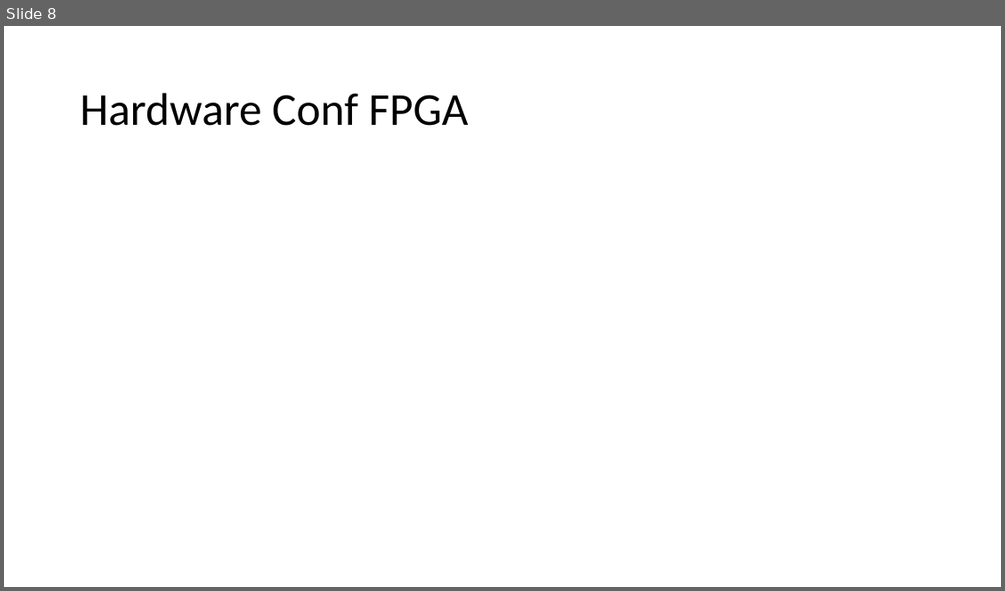
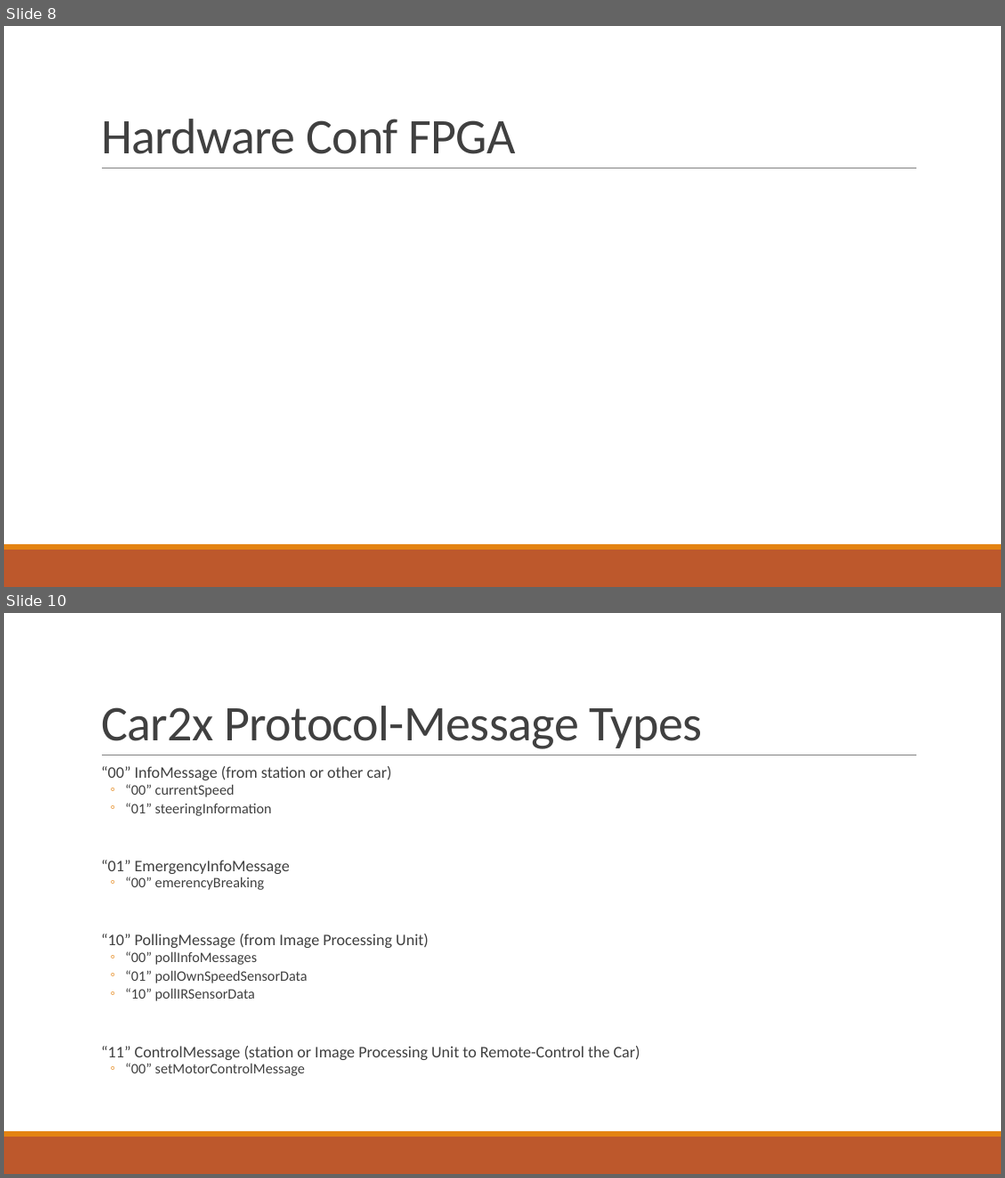
Before and after one commit to fjanssen/Car2X, a slide deck: doc/MidTerm.pptx. Shown one above the other, each under a label of ours: slide 8 before the commit, slides 8 and 10 after it; the slides between them are not shown. The pictures are 1005x591 and 1005x1178 pixels, drawn with LibreOffice and Linux fonts; fonts in the diff are those of the drawing. Boxes give left, top, right and bottom in pixels: in the first picture for what was removed or moved away, otherwise in the second. Text is boxed around its words. In the diff, an @@ line names an element or a change of style, - is before the commit and + after.

```diff
--- a/doc/MidTerm.pptx
+++ b/doc/MidTerm.pptx
@@ slide 10 added at [4, 613, 1001, 1174], background #FFFFFF; not listed: 3 template elements that a slide beside it also shows @@
@@ title added at [101, 706, 702, 749], 48 pt, text #404040 @@
+Car2x Protocol-Message Types
@@ text added at [101, 766, 640, 1076], 15.5 pt, text #404040 @@
+  “00” InfoMessage (from station or other car)
+  ◦ “00” currentSpeed
+  ◦ “01” steeringInformation
+  “01” EmergencyInfoMessage
+  ◦ “00” emerencyBreaking
+  “10” PollingMessage (from Image Processing Unit)
+  ◦ “00” pollInfoMessages
+  ◦ “01” pollOwnSpeedSensorData
+  ◦ “10” pollIRSensorData
+  “11” ControlMessage (station or Image Processing Unit to Remote-Control the Car)
+  ◦ “00” setMotorControlMessage
@@ slide 8 changed as well @@
@@ title "Hardware Conf FPGA": place and size @@
-title "Hardware Conf FPGA" at [80, 93, 469, 126]
+title "Hardware Conf FPGA" at [101, 119, 516, 154]
@@ title "Hardware Conf FPGA" at [101, 119, 516, 154]: size 44 to 48 pt, text colour #000000 to #404040, letter spacing 0 to -0.5 pt; line spacing 0.9 to 0.85; vertical alignment middle to bottom @@
@@ line added from (102, 168) to (917, 168), #808080 0.5 pt @@
@@ rectangle added at [4, 549, 1001, 587], fill #BD582C @@
@@ rectangle added at [4, 544, 1001, 549], fill #E48312 @@
```
Also in this commit, not shown: 6 other slides changed, 3 other slides added, 4 slides removed.
